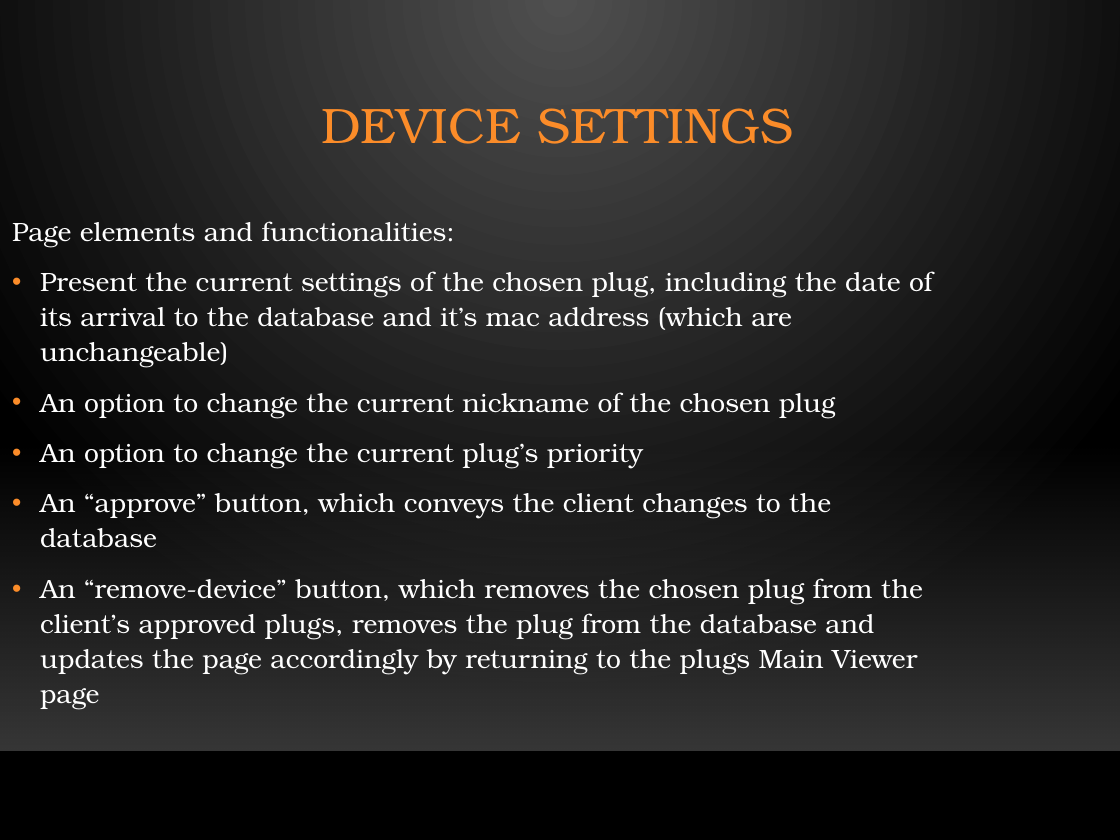
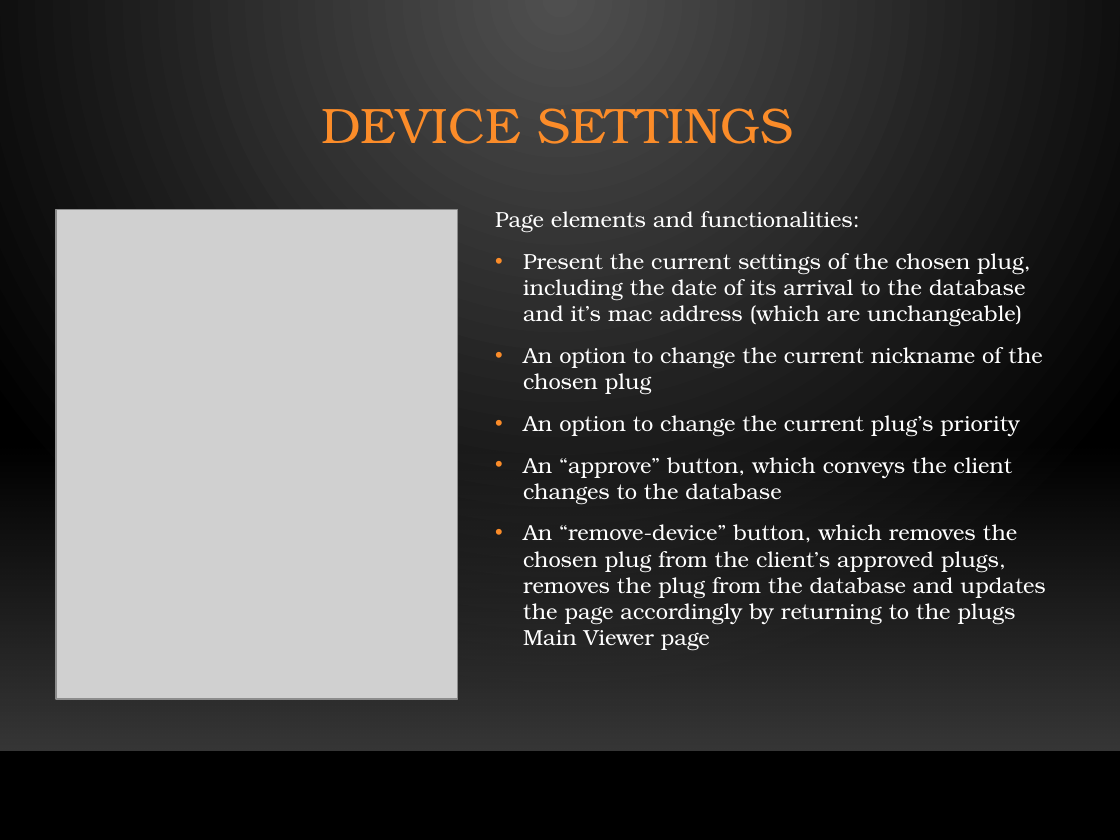
Before and after one commit to Aviel212/SmartSwitch, a slide deck: slide 17 of Project Submission/Presentation/Full Presentation.pptx (slide 19 before the commit). Drawn at 1120x840 pixels with LibreOffice and Linux fonts; fonts in the diff are those of the drawing; grey boxes stand for pictures; background and template pictures are left out. Boxes give left, top, right and bottom in pixels: in the first picture for what was removed or moved away, otherwise in the second. Text is boxed around its words. In the diff, an @@ line names an element or a change of style, - is before the commit and + after.

```diff
--- a/Project Submission/Presentation/Full Presentation.pptx
+++ b/Project Submission/Presentation/Full Presentation.pptx
@@ text "Page elements and functionalities:": place and size @@
-text "Page elements and functionalities:" at <box>12,221,932,674</box>
+text "Page elements and functionalities:" at <box>495,211,1045,651</box>
@@ text "Page elements and functionalities:" at <box>495,211,1045,651</box>: size 17 to 14 pt; line spacing 1.1 to 1 @@
@@ picture added at <box>56,209,457,699</box> @@
```
Also in this commit, not shown: 7 other slides changed, 4 slides added, 6 slides removed.
